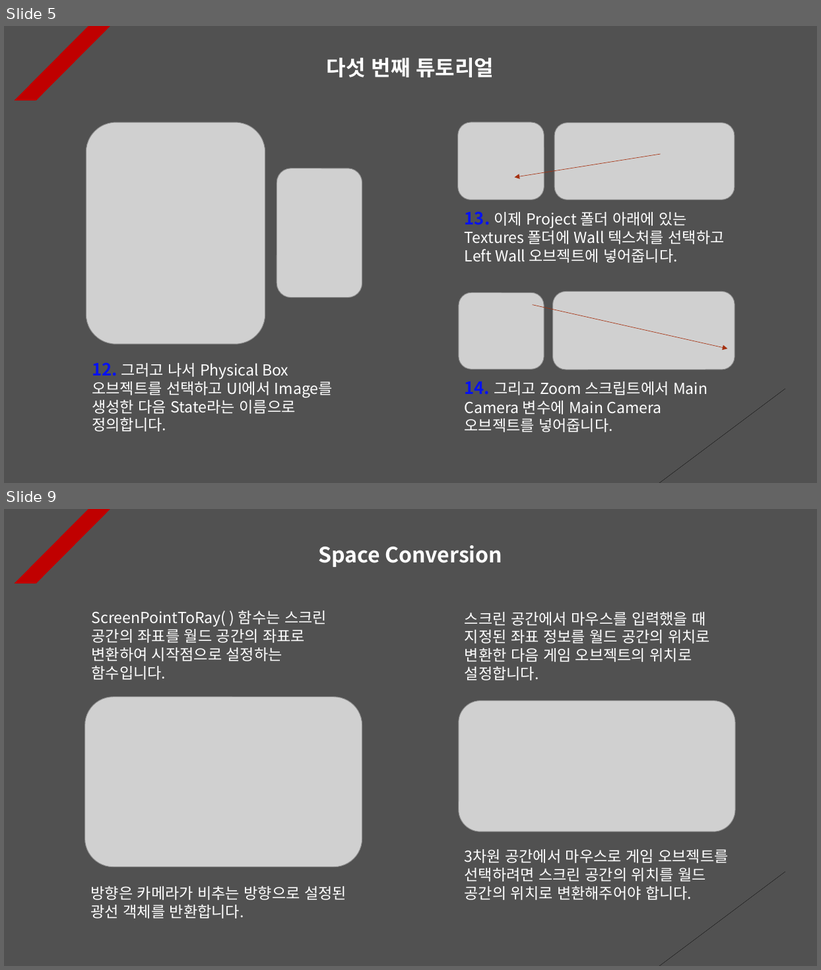
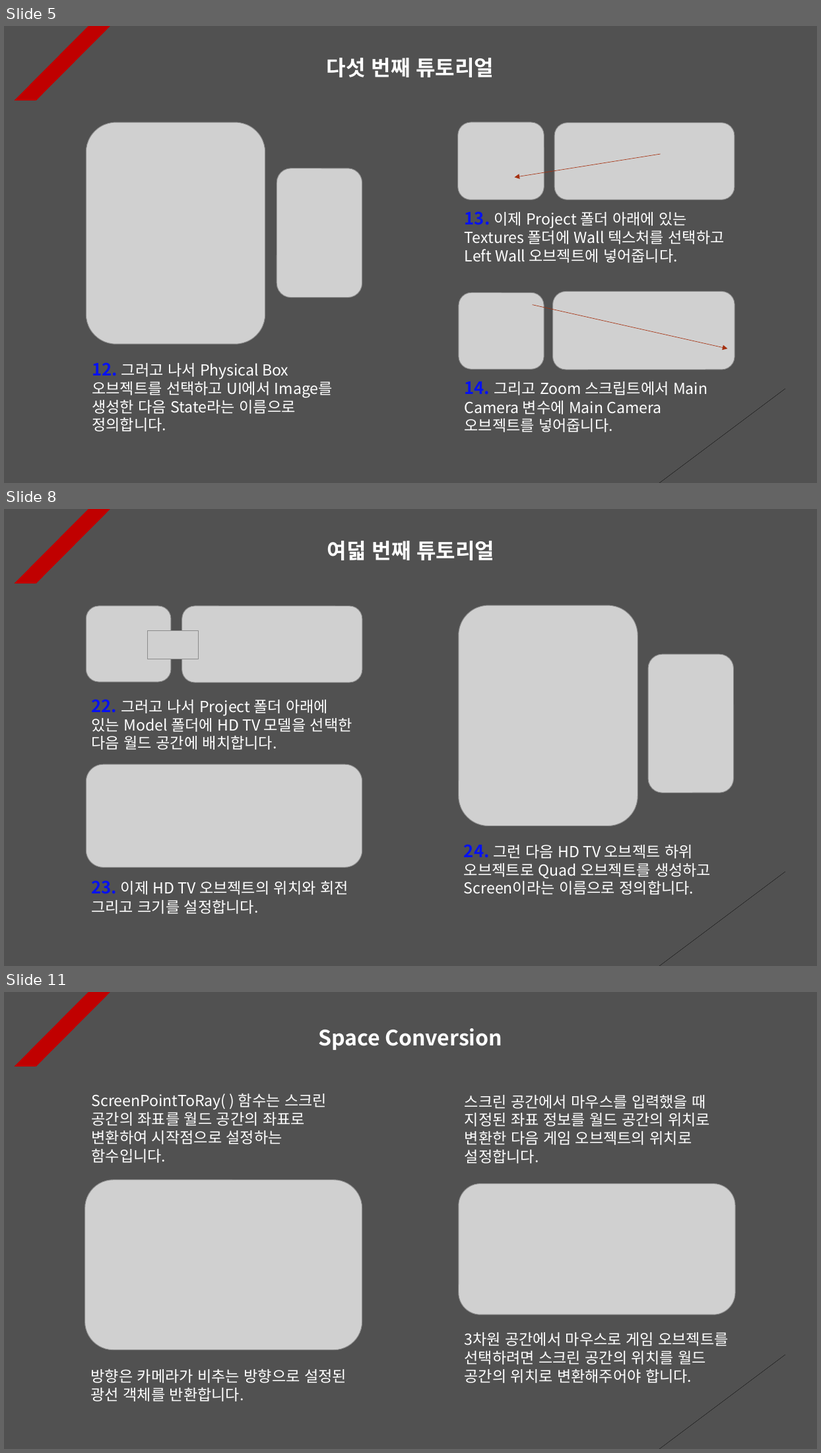
Before and after one commit to Unity2033/3D-UnityEngine, a slide deck: Assets/Class/Mouse Function/PPT Data/Mouse Example.pptx. Shown one above the other, each under a label of ours: slides 5 and 9 before the commit, slides 5, 8 and 11 after it; the slides between them are not shown. The pictures are 821x970 and 821x1453 pixels, drawn with LibreOffice and Linux fonts; fonts in the diff are those of the drawing; grey boxes stand for pictures. Boxes give left, top, right and bottom in pixels: in the first picture for what was removed or moved away, otherwise in the second. Text is boxed around its words. In the diff, an @@ line names an element or a change of style, - is before the commit and + after.

```diff
--- a/Assets/Class/Mouse Function/PPT Data/Mouse Example.pptx
+++ b/Assets/Class/Mouse Function/PPT Data/Mouse Example.pptx
@@ slide 8 added at <box>4,509,817,966</box>, background #515151; not listed: 2 template elements that a slide beside it also shows @@
@@ text added at <box>327,541,495,560</box>, 25 pt, text #FFFFFF, bold @@
+여덟 번째 튜토리얼
@@ picture added at <box>86,606,171,682</box> @@
@@ picture added at <box>182,606,362,683</box> @@
@@ picture added at <box>459,605,638,826</box> @@
@@ picture added at <box>147,630,198,659</box> @@
@@ picture added at <box>648,654,733,793</box> @@
@@ text added at <box>92,699,352,750</box>, 18 pt, text #FFFFFF @@
+22. 그러고 나서 Project 폴더 아래에 있는 Model 폴더에 HD TV 모델을 선택한 다음 월드 공간에 배치합니다.
@@ picture added at <box>86,764,362,867</box> @@
@@ text added at <box>464,844,711,895</box>, 18 pt, text #FFFFFF @@
+24. 그런 다음 HD TV 오브젝트 하위 오브젝트로 Quad 오브젝트를 생성하고 Screen이라는 이름으로 정의합니다.
@@ text added at <box>91,881,349,914</box>, 18 pt, text #FFFFFF @@
+23. 이제 HD TV 오브젝트의 위치와 회전 그리고 크기를 설정합니다.
@@ what was slide 9 is now slide 11 @@
```
Also in this commit, not shown: 1 slide changed, 3 other slides added, 8 other files.
